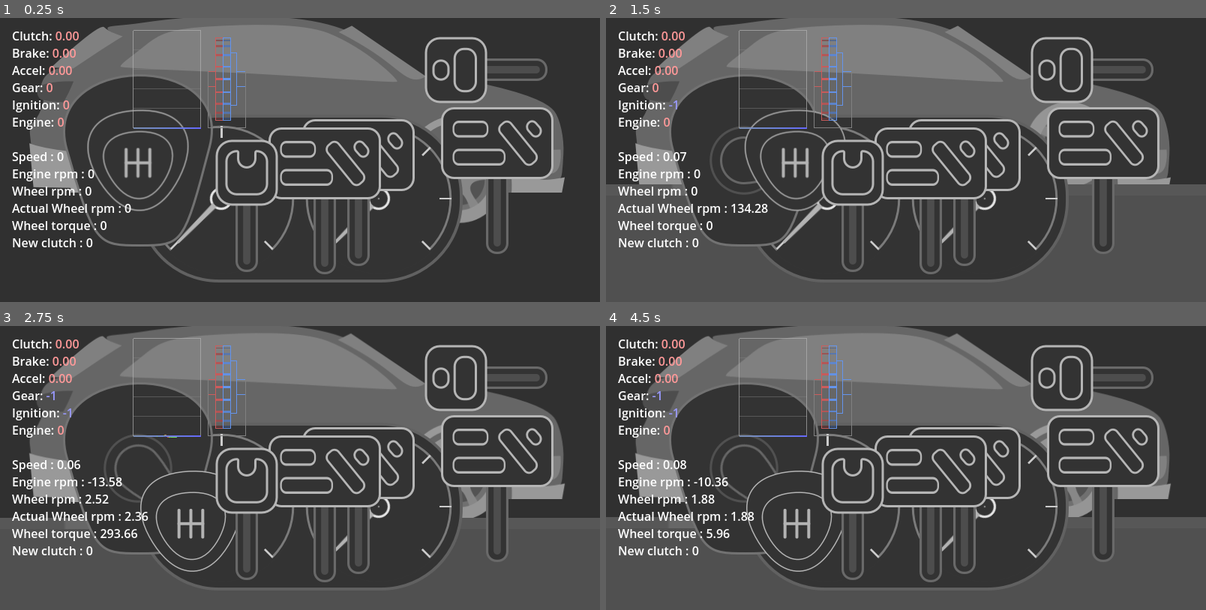
Above: before the commit, frames 1-4 (two rows, left to right).
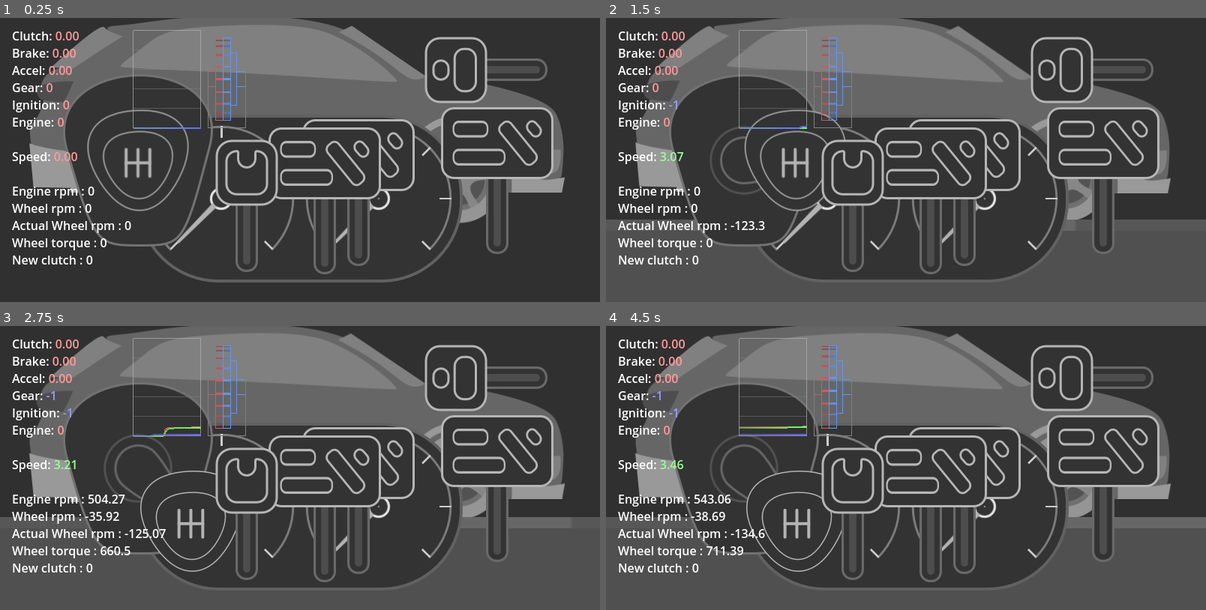
Above: after the commit, the same moments.

Repository: devendrn/broken-wheels
Game: Godot game, scene res://playground.tscn
The game is run twice, just before and just after one commit, with the same random seed, the same clock (stepped at 60 frames per second) and the same inputs.
Inputs (mouse positions are in pixels of both pictures, inside the frame that each line leads up to):
- Up to frame 1 (0.25 s): no input
- Up to frame 2 (1.5 s): tap Enter at 0.5 s; move the mouse to (1038, 145) at 0.52 s; click (1038, 145) at 0.67 s; drag from (786, 174) to (876, 216) at 1.27 s
- Up to frame 3 (2.75 s): move the mouse to (360, 405) at 2.02 s; click (360, 405) at 2.17 s
- Up to frame 4 (4.5 s): drag from (876, 524) to (726, 425) at 2.77 s; move the mouse to (1086, 510) at 3.52 s; click (1086, 510) at 3.67 s; drag from (726, 425) to (816, 397) at 4.27 s

The runs differ from the first frame. In frame 1, 1.7% of the frame differs, in the area x 2-22%, y 47-87%; in frame 2, 5.5%, in the area x 0-100%, y 0-87%; in frame 3, 2.6%; in frame 4, 2.6%.

Commit message:
Updated physics script and added experimental sounds

Diff:
--- /dev/null
+++ b/default_bus_layout.tres
@@ -0,0 +1,24 @@
+[gd_resource type="AudioBusLayout" load_steps=3 format=3 uid="uid://do56c1eni3bn4"]
+
+[sub_resource type="AudioEffectLowPassFilter" id="AudioEffectLowPassFilter_fy10a"]
+resource_name = "LowPassFilter"
+
+[sub_resource type="AudioEffectDistortion" id="AudioEffectDistortion_ni6g4"]
+resource_name = "Distortion"
+mode = 4
+pre_gain = -10.0
+keep_hf_hz = 5000.0
+drive = 0.7
+post_gain = 10.0
+
+[resource]
+bus/1/name = &"Engine"
+bus/1/solo = false
+bus/1/mute = false
+bus/1/bypass_fx = false
+bus/1/volume_db = 0.0
+bus/1/send = &"Engine 2"
+bus/1/effect/0/effect = SubResource("AudioEffectLowPassFilter_fy10a")
+bus/1/effect/0/enabled = true
+bus/1/effect/1/effect = SubResource("AudioEffectDistortion_ni6g4")
+bus/1/effect/1/enabled = true
--- a/playground.tscn
+++ b/playground.tscn
@@ -5,7 +5,7 @@
 [ext_resource type="PackedScene" uid="uid://bdt3o20nmdbrh" path="res://scenes/terrain/ground.tscn" id="3_77d1i"]
 
 [sub_resource type="RectangleShape2D" id="RectangleShape2D_s5ugv"]
-size = Vector2(181, 106.5)
+size = Vector2(128.5, 106.5)
 
 [node name="Main" type="Node2D"]
 
@@ -25,6 +25,6 @@
 collision_mask = 3
 
 [node name="Collision" type="CollisionShape2D" parent="TestBox"]
-position = Vector2(747, 484)
+position = Vector2(773.25, 484)
 shape = SubResource("RectangleShape2D_s5ugv")
 disabled = true
--- a/project.godot
+++ b/project.godot
@@ -35,7 +35,7 @@
 
 [physics]
 
-2d/default_gravity=980
+2d/default_gravity=1430
 2d/default_linear_damp=0.01
 2d/default_angular_damp=0.1
 common/enable_pause_aware_picking=true
--- a/scenes/car/car.gd
+++ b/scenes/car/car.gd
@@ -1,9 +1,27 @@
 extends RigidBody2D
 
+# car length is 4.384m/710px
+# gravity is by default 980cm/980px
+# game unit is 617.4cm/1000px
+# gravity is 980cm/1430px - gravity is set to this value in 2d physics settings
+
+# to-do
+# use rad/s as standard unit for internal logic
+
 # constant values
-const gear_ratio = [-5.5,0,5.6,2.5,1.6,1.2,1]
+const gear_ratio = [-4.0,0,4.11,2.12,1.36,0.97,0.77]
+const drive_axle_ratio = 3.39
+const brake_strength = 95000
+const max_torque_bound = 200000
+const torque_factor = 1.9	# higher means more torque
+const max_rpm = 5200	# max rpm
+const peak_rpm = 3700	# rpm for max torque
+const min_rpm = 800	# idle rpm
 
-# static variables
+@onready var WheelF = $WheelF/Axle
+@onready var WheelR = $WheelR/Axle
+
+# global variables
 var gear
 var clutch
 var accel
@@ -11,35 +29,28 @@
 var engine_on
 var ignition
 
-const peak_rpm = 4500
-const ignition_rpm = 1000
-const min_rpm = 800
-
 # dynamic temp variables
-var engine_status = 1
+var engine_status = 0
 var engine_rpm = 0
-var wheel_rpm = 0
+var target_wheel_rpm = 0
 var engine_torque = 0
 var wheel_torque = 0
-var wheel_torque_r = 0
-var vibrations = -1
+var crank_period = -1	# current state of engine pistons with respect to its period
+
+var avg_wheel_rpm = 0	# sudden spikes in velocity would send the car to space
+var limiter = 1
 
 # final values for output
 var actual_engine_rpm = 0
 
 # s-curve function
-func sigmoid(x:float,r1:float,r2:float,pos_peak:float,neg_peak:float):
+func sigmoid(x:float,r1:float,r2:float,pos_peak:float,neg_peak:float=pos_peak):
 	if x >= 0:
-		return pos_peak*(r1 + 1)*x/(1 + r1*x)
+		return pos_peak*x/(r1 + x)
 	if x < 0:
-		return neg_peak*(r2 - 1)*x/(1 - r2*x)
+		return neg_peak*x/(r2 - x)
 
 func _physics_process(delta):
-
-	var WheelF = $WheelF/Axel
-	var WheelR = $WheelR/Axel
-
-	# fetch global vars - bad idea?
 	gear = GlobalVars.gear
 	clutch = GlobalVars.clutch
 	brake = GlobalVars.brake
@@ -47,96 +58,97 @@
 	ignition = GlobalVars.ignition
 	engine_on = GlobalVars.engine_on
 
-	# apply curve for the pedal inputs
+	# apply pressure curve for the pedal inputs
 	clutch = max(min(1,clutch*clutch*1.7 - 0.02),0)
-	accel = accel*accel
+	accel = accel*accel*accel
+	brake = brake*brake
 
-	# simulate engine rpm change
 	# engine ignition
-	if ignition > 0:
+	if ignition > 0:	# add rpm upto ignition rpm
 		engine_on = true
-		GlobalVars.engine_on = engine_on
-
-		# add rpm till ignition rpm is reached
-		engine_rpm += delta*13*max(ignition_rpm-engine_rpm,0)
-	else: if ignition < 0:
-		engine_on = false
-		GlobalVars.engine_on = engine_on
+		engine_rpm += delta*13*max(min_rpm*1.24-engine_rpm,0)
+	else:
+		if ignition < 0:	# turn off engine
+			engine_on = false
 
 	if engine_on:
-		# add rpm till peak rpm is reached
-		engine_rpm += accel*delta*5*max(peak_rpm + min_rpm - engine_rpm,0)
+		engine_rpm += accel*delta*5*max(max_rpm + min_rpm - engine_rpm,0)	# add rpm upto peak rpm
+		engine_rpm -= delta*max(engine_rpm - min_rpm,0)	# damping
+		engine_torque = torque_factor*(min_rpm + 1.5*engine_rpm - engine_rpm*engine_rpm/(1.33*peak_rpm))	# engine torque from rpm
+		if engine_rpm < min_rpm:	# stall engine if rpm is low
+			if crank_period > 1:
+				crank_period = -1
+			else:
+				crank_period += delta*engine_rpm*0.012
+				var factor = abs(crank_period)
+				engine_rpm += factor*(min_rpm-engine_rpm)*delta*50
+				engine_torque *= 1 + abs(crank_period)
+				if actual_engine_rpm < min_rpm*0.65:
+					engine_on = false
+	else:
+		engine_rpm -= 2*delta*max(engine_rpm,0)	# damping
+		engine_torque = -0.1*engine_rpm	# engine friction
 
-	# decrease rpm down till min rpm, till 0 if engine is off
-	var engine_damping = max(engine_rpm - min_rpm*int(engine_on),0)
-	engine_damping *= 1.0 + 2.0*int(!engine_on)
-	engine_rpm -= delta*engine_damping
-
-	# stall engine if rpm is too low
-	if actual_engine_rpm < min_rpm and engine_on:
-		if vibrations > 1:
-			vibrations = -1
-		else:
-			vibrations += delta*12.0
-			engine_rpm += abs(vibrations)*(min_rpm-engine_rpm)*delta*50
-#			engine_torque *= 1 + abs(vibrations)*((min_rpm-actual_engine_rpm)/600)*10
-#			engine_torque += 300*(min_rpm-actual_engine_rpm)*abs(vibrations)
-			if actual_engine_rpm < 500:
-				engine_on = false
-				GlobalVars.engine_on = engine_on
-
-	engine_torque = 9*engine_rpm
+	# rpm = (rad/s)*60/(2*PI)
+	avg_wheel_rpm += (9.5493*(WheelF.angular_velocity + WheelR.angular_velocity) - avg_wheel_rpm)*delta*16
 
 	if gear != 0:
 		# apply gear ratio to find target wheel rpm and torque
-		var ratio = gear_ratio[gear+1]
-		wheel_rpm = engine_rpm/ratio
+		var ratio = gear_ratio[gear+1]*drive_axle_ratio
+		target_wheel_rpm = engine_rpm/ratio
 
-		# applied torque on front wheel (fwd)
+		# applied torque (both wheels)
 		wheel_torque = engine_torque*ratio
-#		wheel_torque = engine_torque*6
 
-		# engine friction
-		if abs(wheel_rpm) > 0.0:	# needs more tweaks
-			var limiter = sigmoid(1-(WheelF.angular_velocity*60/wheel_rpm),10,10,1,0.4)
-			wheel_torque *= limiter
-		wheel_torque *= (1-clutch)
+		# engine braking to limit the target speed
+		var new_limiter = 1
+		if engine_on:
+			new_limiter = sigmoid(sign(gear)*(target_wheel_rpm - avg_wheel_rpm),10,10,1.0,0.4)
 
-		actual_engine_rpm = engine_rpm*clutch + (1-clutch)*WheelF.angular_velocity*60*ratio
+		limiter += (new_limiter - limiter)*delta*16
+
+		wheel_torque *= limiter*(1-clutch)
+
+		# feedback actual engine rpm to target engine rpm
+		# to-do - fix downshifting causing feedback runaway
+		actual_engine_rpm = engine_rpm*clutch + (1-clutch)*avg_wheel_rpm*ratio
+		actual_engine_rpm = clamp(actual_engine_rpm,-1.8*max_rpm,1.8*max_rpm)	# bound engine rpm
 		engine_rpm += (actual_engine_rpm-engine_rpm)*delta*20
-
 	else:
-		wheel_rpm = 0
+		target_wheel_rpm = 0
 		wheel_torque = 0
 		actual_engine_rpm = engine_rpm
 
-	# brakes - obiously needs some simplification
+	# apply brake
 	if brake > 0:
 		wheel_torque = wheel_torque*(1-brake)
-		var strength = 70000
-		wheel_torque -= brake*sigmoid(WheelF.angular_velocity,10,10,strength,strength)
-		wheel_torque_r = -brake*sigmoid(WheelR.angular_velocity,10,10,strength,strength)
-		if (abs(WheelF.angular_velocity) < 0.1 and brake > 0.4):
+		wheel_torque -= brake*sigmoid(avg_wheel_rpm,0.4,0.4,brake_strength)
+		if abs(avg_wheel_rpm) < 0.01 and brake > 0.8:	# lock the wheel
 			WheelF.lock_rotation = true
 			WheelR.lock_rotation = true
 		else:
 			WheelR.lock_rotation = false
 			WheelF.lock_rotation = false
 	else:
-		wheel_torque_r = 0
 		WheelR.lock_rotation = false
 		WheelF.lock_rotation = false
 
-	WheelF.apply_torque(wheel_torque)
-	WheelR.apply_torque(wheel_torque_r)
-	var avg_speed = abs(WheelF.angular_velocity+WheelR.angular_velocity)*1.23
+	# torque output is always bounded
+	wheel_torque = clamp(wheel_torque,-max_torque_bound,max_torque_bound)
 
+	# when wheel is not in contact apply low torque else full torque
+	WheelF.apply_torque(wheel_torque*(0.2 + 0.8*WheelF.get_contact_count()))
+	WheelR.apply_torque(wheel_torque*(0.2 + 0.8*WheelR.get_contact_count()))
+
+	# speed = wheel_rpm*60*diameter*PI/1000, diameter of wheel = 0.45m
+	var avg_speed = abs(avg_wheel_rpm*0.081)
+
+	GlobalVars.engine_on = engine_on
 	GlobalVars.engine_rpm = actual_engine_rpm
 	GlobalVars.speed = avg_speed
 	GlobalVars.state = {
-		'Speed':avg_speed, # this is used by gauge
 		'Engine rpm':engine_rpm,
-		'Wheel rpm':wheel_rpm,
+		'Wheel rpm':target_wheel_rpm,
 		'Actual Wheel rpm':WheelF.angular_velocity*60,
 		'Wheel torque':wheel_torque,
 		'New clutch':clutch
--- a/scenes/car/car.tscn
+++ b/scenes/car/car.tscn
@@ -1,13 +1,16 @@
-[gd_scene load_steps=4 format=3 uid="uid://dqt44qtw5m2ug"]
+[gd_scene load_steps=7 format=3 uid="uid://dqt44qtw5m2ug"]
 
 [ext_resource type="Script" path="res://scenes/car/car.gd" id="1_0m7wk"]
 [ext_resource type="Texture2D" uid="uid://jybrcorcm7wq" path="res://assets/car/car.svg" id="2_a30x8"]
 [ext_resource type="PackedScene" uid="uid://by4f4omep15rr" path="res://scenes/car/wheel.tscn" id="3_rgb4d"]
+[ext_resource type="AudioStream" uid="uid://deksvq3iekk40" path="res://assets/sound/engine_low.wav" id="4_3v261"]
+[ext_resource type="Script" path="res://scenes/car/sound.gd" id="4_olkkf"]
+[ext_resource type="AudioStream" uid="uid://cjqye3ahadeip" path="res://assets/sound/noise.wav" id="6_72scd"]
 
 [node name="Car" type="RigidBody2D"]
 collision_layer = 2
 collision_mask = 2
-mass = 2.0
+mass = 1.6
 can_sleep = false
 script = ExtResource("1_0m7wk")
 
@@ -16,8 +19,7 @@
 
 [node name="Body" type="CollisionPolygon2D" parent="."]
 position = Vector2(0, 11)
-scale = Vector2(0.45, 0.45)
-polygon = PackedVector2Array(-733.333, -93.3333, -508.889, -253.333, 66.6667, -260, 375.556, -97.7778, 760, -6.66667, 784.444, 157.778, 713.333, 222.222, -695.556, 195.556, -771.111, 137.778)
+polygon = PackedVector2Array(-328, -46, -223, -113, 47, -114, 173, -44, 334, -9, 356, 70, 308, 102, -312, 87, -355, 41)
 
 [node name="WheelR" parent="." instance=ExtResource("3_rgb4d")]
 position = Vector2(-221, 101)
@@ -29,13 +31,13 @@
 position = Vector2(-221, 7)
 node_a = NodePath("..")
 node_b = NodePath("../WheelR")
-softness = 10.0
+softness = 8.0
 
 [node name="PinJointF" type="PinJoint2D" parent="."]
 position = Vector2(219, 7)
 node_a = NodePath("..")
 node_b = NodePath("../WheelF")
-softness = 10.0
+softness = 8.0
 
 [node name="GrooveJointF" type="GrooveJoint2D" parent="."]
 position = Vector2(219, 79)
@@ -48,3 +50,17 @@
 node_a = NodePath("..")
 node_b = NodePath("../WheelR")
 length = 35.0
+
+[node name="Sound" type="Node2D" parent="."]
+script = ExtResource("4_olkkf")
+
+[node name="Engine_low" type="AudioStreamPlayer2D" parent="Sound"]
+stream = ExtResource("4_3v261")
+bus = &"Engine"
+
+[node name="TyreRoll" type="AudioStreamPlayer2D" parent="Sound"]
+stream = ExtResource("6_72scd")
+volume_db = -29.746
+pitch_scale = 0.94
+autoplay = true
+bus = &"Engine"
--- /dev/null
+++ b/scenes/car/sound.gd
@@ -0,0 +1,35 @@
+extends Node2D
+@onready var engine = $Engine_low
+@onready var tyre_roll = $TyreRoll
+
+func _process(delta):
+	var speed_factor = GlobalVars.speed/200
+	tyre_roll.pitch_scale = 0.6 + 0.6*speed_factor
+	tyre_roll.volume_db =  -20 +2*min(10*speed_factor,4)
+
+	if(GlobalVars.engine_on):
+		if(!engine.playing):
+			engine.play()
+
+		var rpm_factor = GlobalVars.engine_rpm/6000
+		var acc = GlobalVars.accel
+		var clutch = GlobalVars.clutch
+		var has_load = int(GlobalVars.gear!=0)
+		clutch *= clutch
+
+		# without load
+		var pitch = 0.4 + 1.3*rpm_factor
+		var vol = rpm_factor*1 + 8*acc
+
+		# withload
+		pitch = pitch*clutch + (1-clutch)*(0.3 + (1.3-0.1*has_load)*rpm_factor)
+		vol -= (1-clutch)*(2 + 5*has_load)
+
+		# pitch and vol should not change abruptly
+		pitch = pitch - engine.pitch_scale
+		vol = vol - engine.volume_db
+		engine.pitch_scale += pitch*delta*10
+		engine.volume_db += vol*delta*10
+	else:
+		if(engine.playing):
+			engine.stop()
--- a/scenes/car/wheel.tscn
+++ b/scenes/car/wheel.tscn
@@ -6,29 +6,31 @@
 [sub_resource type="CircleShape2D" id="CircleShape2D_igkj8"]
 radius = 54.0
 
-[sub_resource type="CircleShape2D" id="CircleShape2D_f2xr3"]
+[sub_resource type="CircleShape2D" id="CircleShape2D_5dg57"]
 
 [node name="Wheel" type="RigidBody2D"]
+mass = 0.1
 center_of_mass_mode = 1
 
-[node name="Axel" type="RigidBody2D" parent="."]
-mass = 0.2
+[node name="Axle" type="RigidBody2D" parent="."]
+mass = 0.08
 center_of_mass_mode = 1
 physics_material_override = ExtResource("1_c7och")
+max_contacts_reported = 1
 can_sleep = false
 
-[node name="Texture" type="Sprite2D" parent="Axel"]
+[node name="Texture" type="Sprite2D" parent="Axle"]
 scale = Vector2(0.89, 0.89)
 texture = ExtResource("2_pqi6p")
 
-[node name="Collision" type="CollisionShape2D" parent="Axel"]
+[node name="Collision" type="CollisionShape2D" parent="Axle"]
 shape = SubResource("CircleShape2D_igkj8")
 debug_color = Color(0.768627, 0.160784, 1, 0.419608)
 
 [node name="PinJoint" type="PinJoint2D" parent="."]
 node_a = NodePath("..")
-node_b = NodePath("../Axel")
-softness = 0.2
+node_b = NodePath("../Axle")
+softness = 0.8
 
 [node name="Collision" type="CollisionShape2D" parent="."]
-shape = SubResource("CircleShape2D_f2xr3")
+shape = SubResource("CircleShape2D_5dg57")
--- a/scenes/global_vars.gd
+++ b/scenes/global_vars.gd
@@ -13,5 +13,4 @@
 var speed = 0
 
 # for debug purpose
-#var state = [0,0,0,0,0]
-var state = {"nil":0}
+var state = {}
--- a/scenes/terrain/chunk.tscn
+++ b/scenes/terrain/chunk.tscn
@@ -24,3 +24,11 @@
 offset = Vector2(0, 15)
 texture_scale = Vector2(0.025, 0.025)
 polygon = PackedVector2Array(0, 0, 2000, 0, 2000, 400, 0, 400)
+
+[node name="Color2" type="Polygon2D" parent="."]
+visible = false
+position = Vector2(3, -276)
+color = Color(0.317647, 0.317647, 0.317647, 1)
+offset = Vector2(0, 15)
+texture_scale = Vector2(0.025, 0.025)
+polygon = PackedVector2Array(0, 0, 70, 0, 70, 300, 0, 300)
--- a/scenes/terrain/ground.tscn
+++ b/scenes/terrain/ground.tscn
@@ -5,6 +5,8 @@
 [ext_resource type="PackedScene" uid="uid://dd41h5etw6lss" path="res://scenes/terrain/chunk.tscn" id="2_jj2kr"]
 
 [node name="Ground" type="StaticBody2D"]
+collision_layer = 3
+collision_mask = 3
 physics_material_override = ExtResource("2_3romu")
 script = ExtResource("1_nrkc5")
 
--- a/scenes/ui/graph.gd
+++ b/scenes/ui/graph.gd
@@ -86,12 +86,12 @@
 
 
 func _process(delta):
-	var engine_speed = GlobalVars.engine_rpm/5000
+	var engine_speed = GlobalVars.engine_rpm/6000
 
 	if timer > delay:
 		for i in vals: i.pop_front()
 		vals[0].append(engine_speed)
-		vals[1].append(GlobalVars.state['Engine rpm']/5000)
+		vals[1].append(GlobalVars.state['Engine rpm']/6000)
 		vals[2].append(GlobalVars.speed/200)
 		queue_redraw()
 		timer = 0
--- a/scenes/ui/ui.gd
+++ b/scenes/ui/ui.gd
@@ -44,6 +44,7 @@
 	debug_text += format_debug_text("Gear:",GlobalVars.gear,false)
 	debug_text += format_debug_text("Ignition:",GlobalVars.ignition,false)
 	debug_text += format_debug_text("Engine:",int(GlobalVars.engine_on),false)
+	debug_text += format_debug_text("\nSpeed:",GlobalVars.speed)
 
 	var states = GlobalVars.state
 	for i in states:
Not shown, added: assets/sound/engine_low.wav.import
Not shown, added: assets/sound/noise.wav.import
Not shown, changed: .gitignore
Not shown, added: assets/sound/engine_low.wav
Not shown, added: assets/sound/noise.wav
